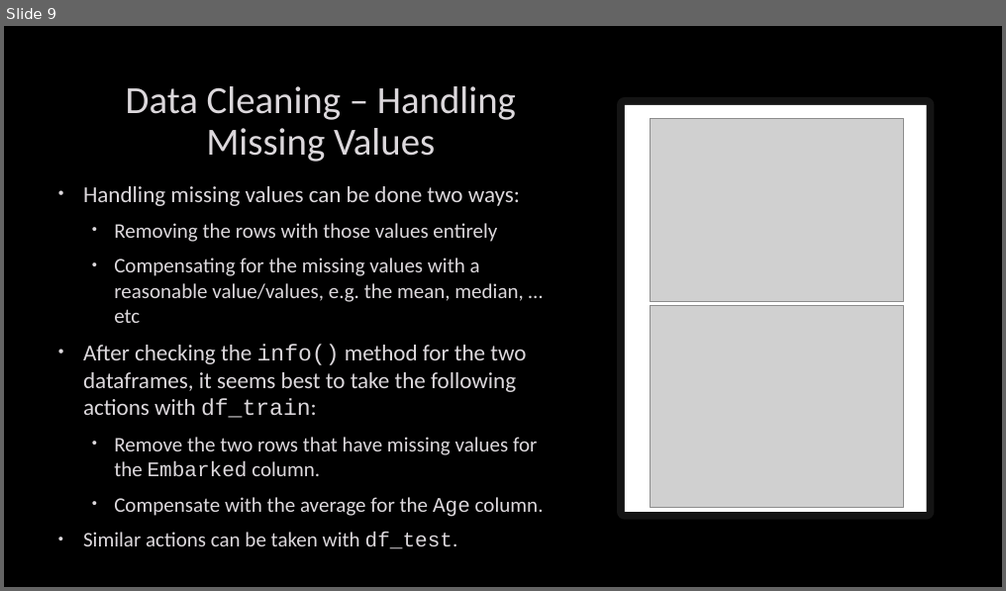
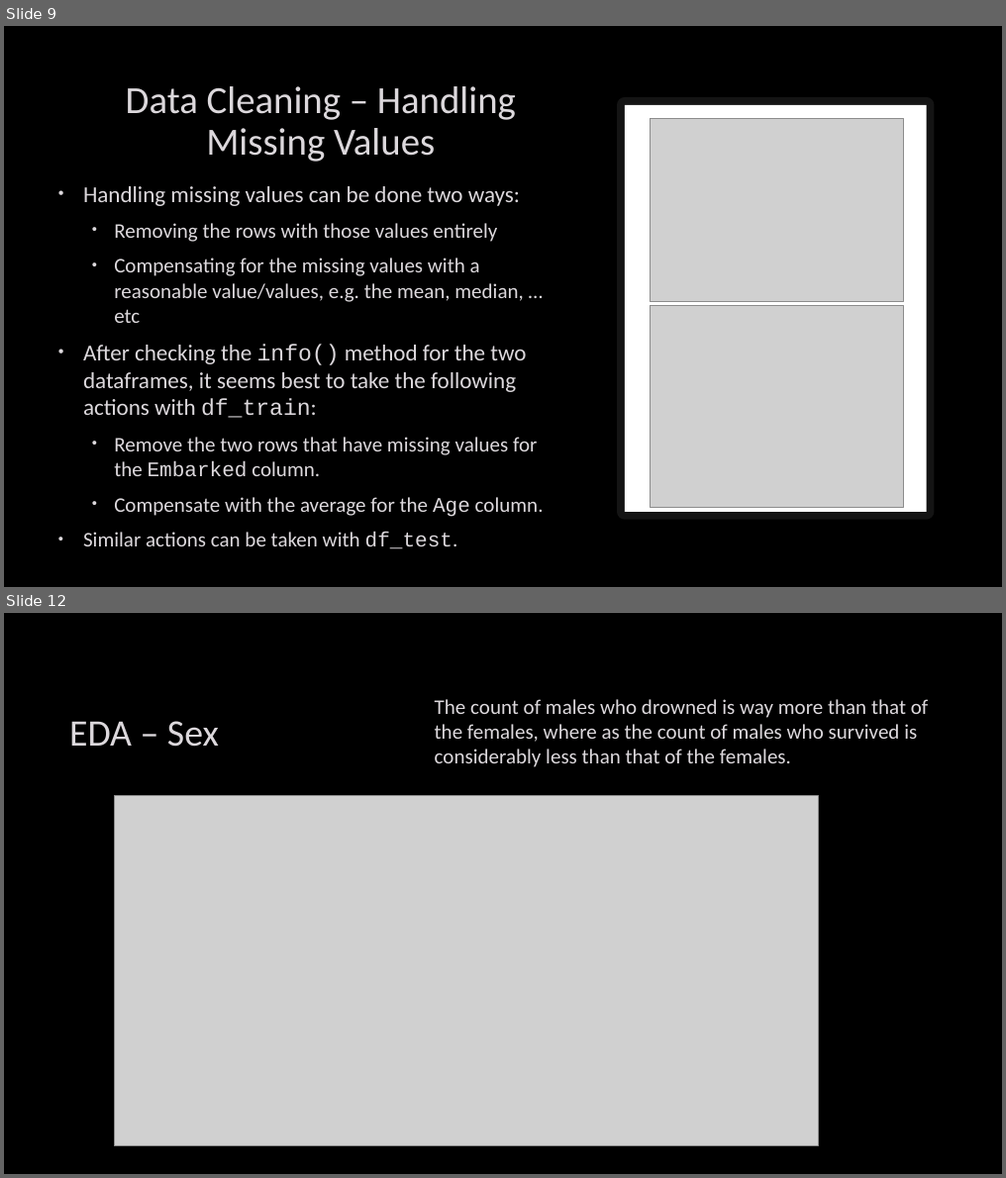
Before and after one commit to Moaaz-Mahmoud/Third-Year-Electrical-Testing-3A, a slide deck: class-3-data_analysis/titanic/presentation.pptx. Shown one above the other, each under a label of ours: slide 9 before the commit, slides 9 and 12 after it; the slides between them are not shown. The pictures are 1006x591 and 1006x1178 pixels, drawn with LibreOffice and Linux fonts; fonts in the diff are those of the drawing; grey boxes stand for pictures; background and template pictures are left out. Boxes give left, top, right and bottom in pixels: in the first picture for what was removed or moved away, otherwise in the second. Text is boxed around its words. In the diff, an @@ line names an element or a change of style, - is before the commit and + after.

```diff
--- a/class-3-data_analysis/titanic/presentation.pptx
+++ b/class-3-data_analysis/titanic/presentation.pptx
@@ slide 12 added at (4,613,1002,1174), background picture (left out) @@
@@ text added at (435,699,928,767), 20 pt, text #DCD8DC @@
+The count of males who drowned is way more than that of the females, where as the count of males who survived is considerably less than that of the females.
@@ title added at (69,721,219,747), 36 pt, text #DCD8DC @@
+EDA – Sex
@@ picture added at (114,796,819,1146) @@
```
Also in this commit, not shown: 2 slides changed, 8 other slides added, 1 other file.
